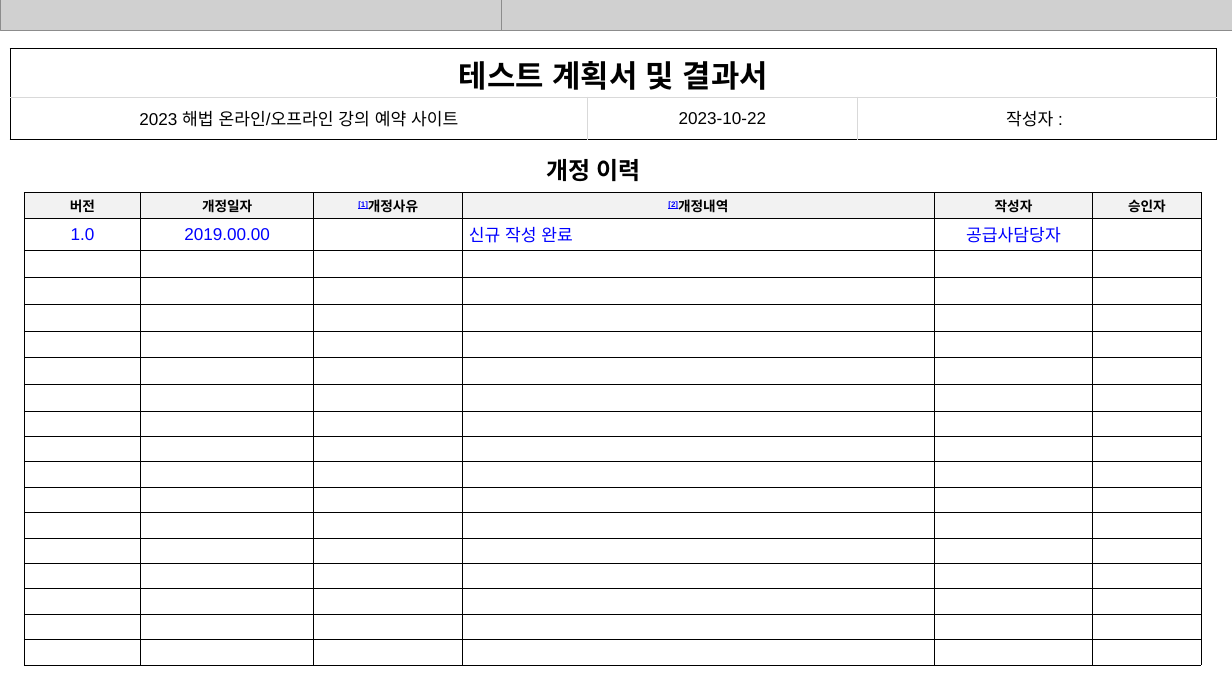
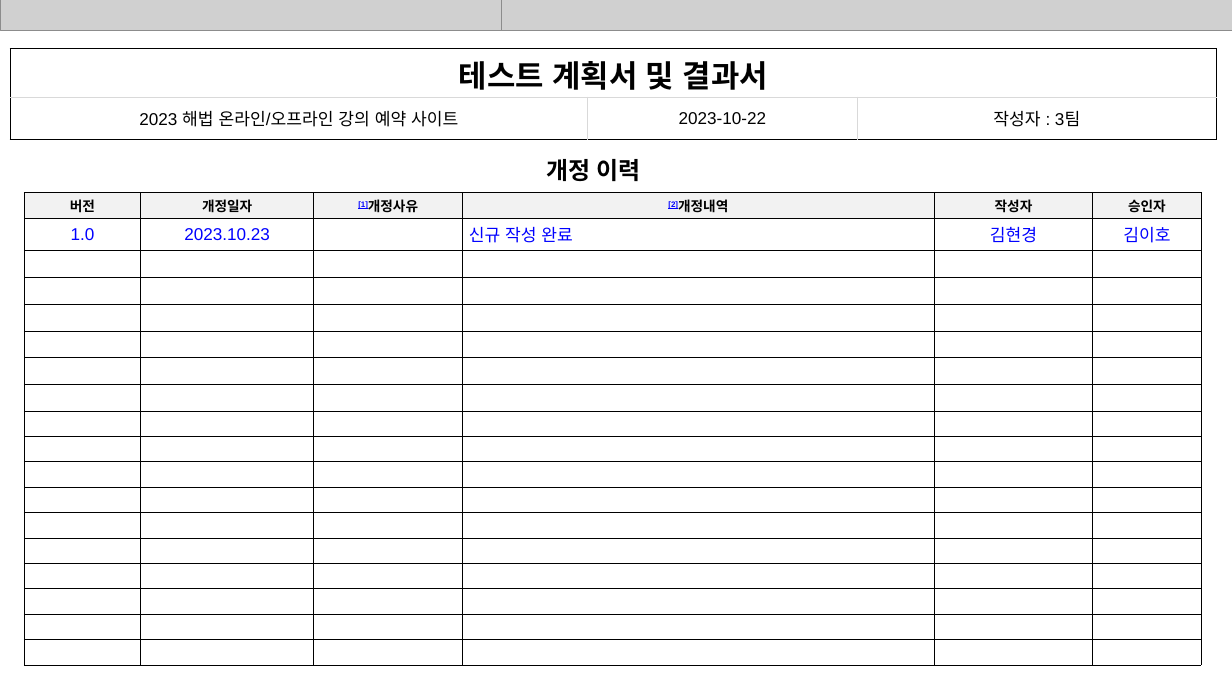
Before and after one commit to ChunjaeTeam3/TeamProject4, a slide deck: slide 2 of documents/테스트결과보고서.pptx. Drawn at 1232x693 pixels with LibreOffice and Linux fonts; fonts in the diff are those of the drawing; grey boxes stand for pictures. Boxes give left, top, right and bottom in pixels: in the first picture for what was removed or moved away, otherwise in the second. Text is boxed around its words. In the diff, an @@ line names an element or a change of style, - is before the commit and + after.

```diff
--- a/documents/테스트결과보고서.pptx
+++ b/documents/테스트결과보고서.pptx
@@ table at (x1=10, y1=49, x2=1217, y2=139) @@
-row 2, column 3: 작성자 :
+row 2, column 3: 작성자 : 3팀
@@ table at (x1=24, y1=192, x2=1202, y2=665) @@
-row 2: 1.0 | 2019.00.00 |  | 신규 작성 완료 | 공급사담당자 | 
+row 2: 1.0 | 2023.10.23 |  | 신규 작성 완료 | 김현경 | 김이호
```
Also in this commit, not shown: 2 other slides changed, 1 slide added, 7 other files.
